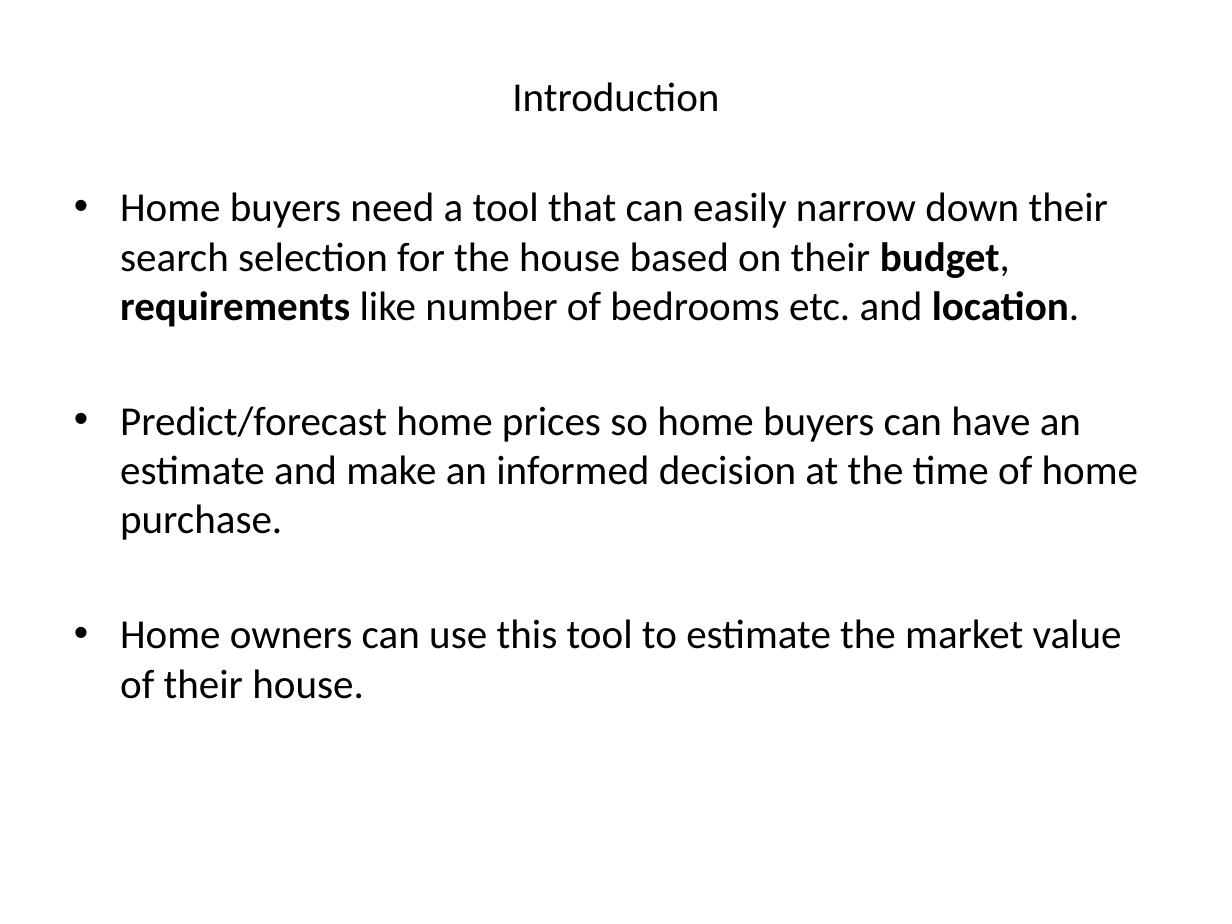
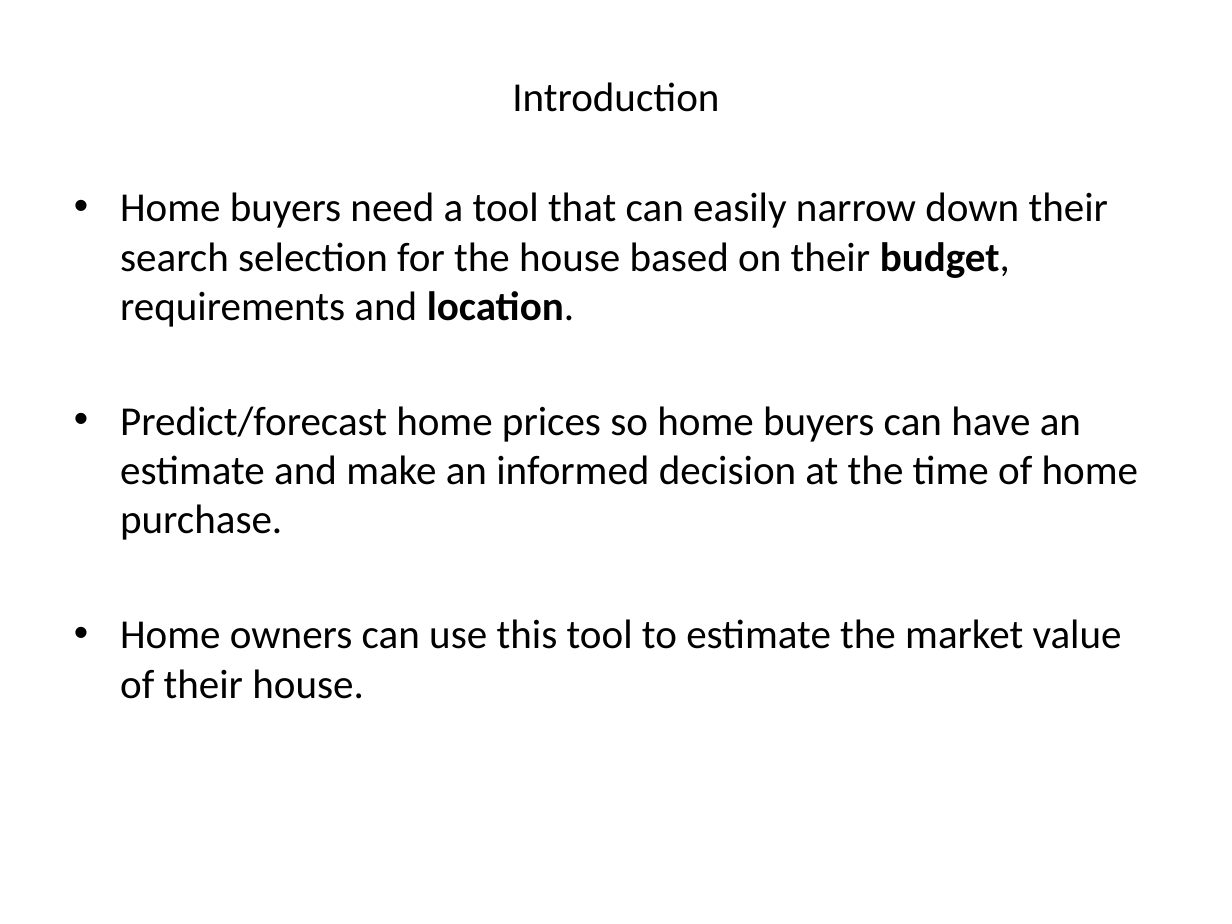
Before and after one commit to NKWalia/Final-Project, a slide deck: slide 3 of Presentation.pptx. Drawn at 1232x924 pixels with LibreOffice and Linux fonts; fonts in the diff are those of the drawing. Boxes give left, top, right and bottom in pixels: in the first picture for what was removed or moved away, otherwise in the second. Text is boxed around its words. In the diff, an @@ line names an element or a change of style, - is before the commit and + after.

```diff
--- a/Presentation.pptx
+++ b/Presentation.pptx
@@ text at [120, 192, 1108, 327]: text changed @@
-• Home buyers need a tool that can easily narrow down their search selection for the house based on their budget, requirements like number of bedrooms etc. and location.
+• Home buyers need a tool that can easily narrow down their search selection for the house based on their budget, requirements and location.
```
Also in this commit, not shown: 6 other slides changed, 1 other file.
